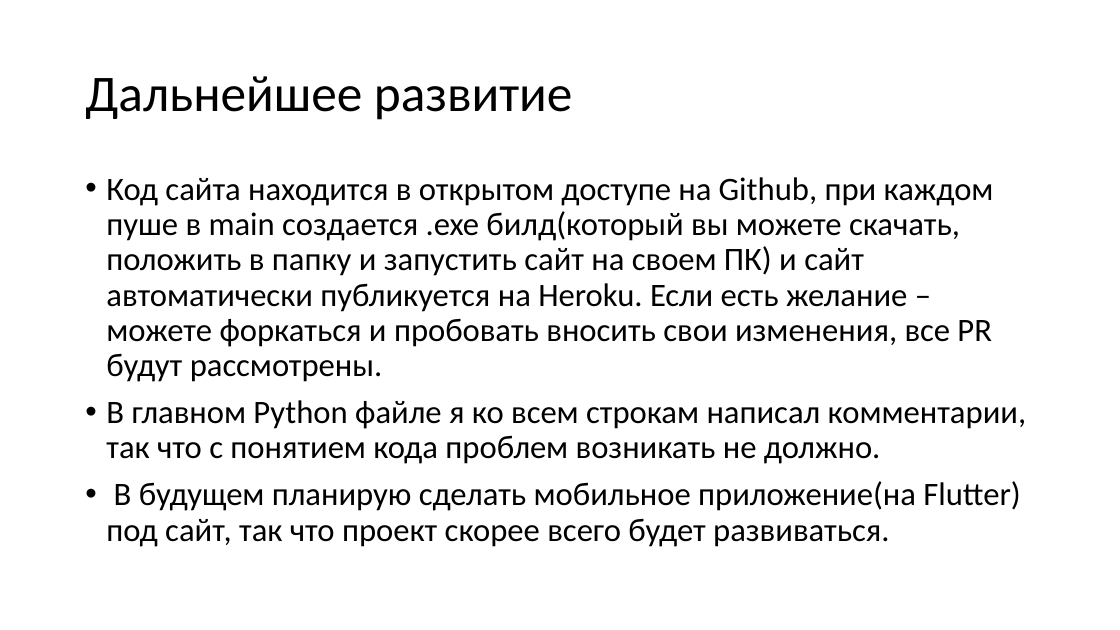
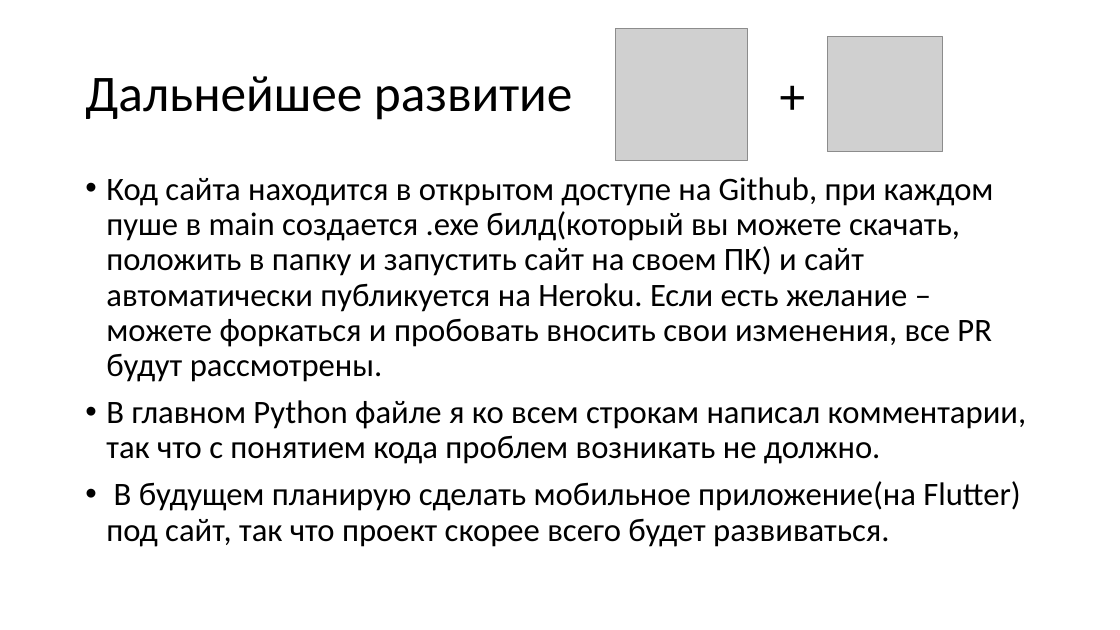
Before and after one commit to aNOOBisTheGod/MegaPolls, a slide deck: slide 6 of MegaPolls.pptx. Drawn at 1120x630 pixels with LibreOffice and Linux fonts; fonts in the diff are those of the drawing; grey boxes stand for pictures. Boxes give left, top, right and bottom in pixels: in the first picture for what was removed or moved away, otherwise in the second. Text is boxed around its words. In the diff, an @@ line names an element or a change of style, - is before the commit and + after.

```diff
--- a/MegaPolls.pptx
+++ b/MegaPolls.pptx
@@ picture added at (615,28,748,160) @@
@@ text added at (771,59,803,129), 44 pt, text #000000 @@
++
@@ picture added at (828,37,943,152) @@
```
Also in this commit, not shown: 5 other slides changed, 13 other files.
